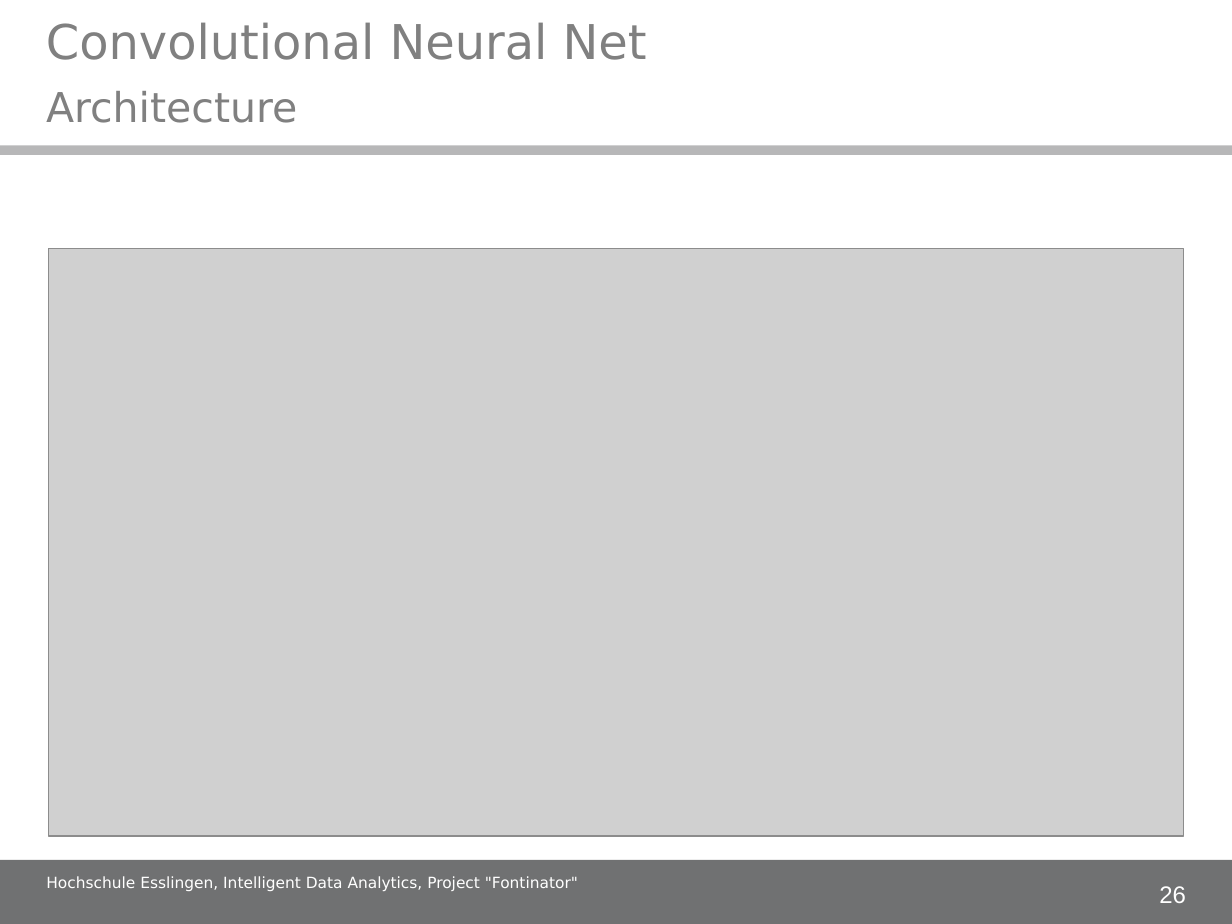
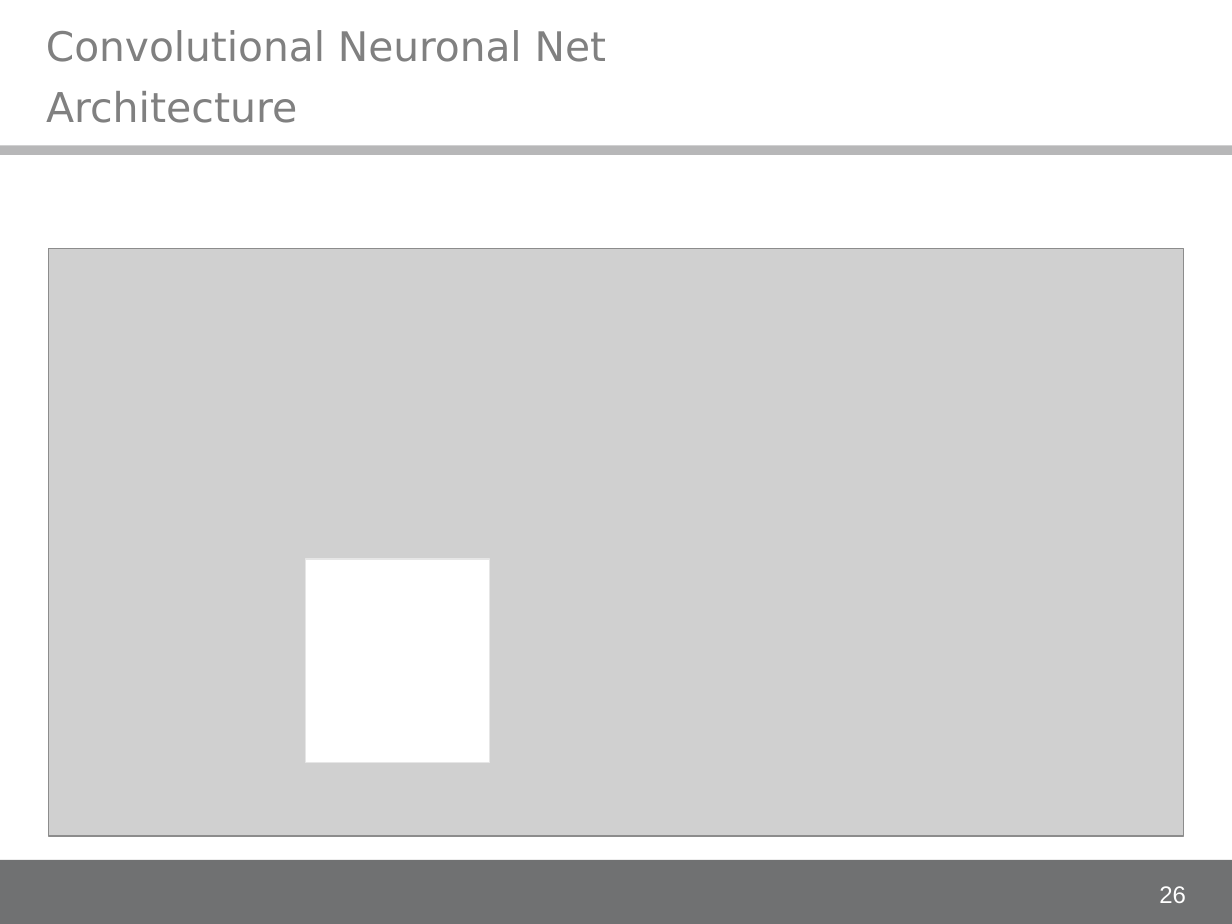
Before and after one commit to alex-ta/Fontinator, a slide deck: slide 26 of Documents/IDA_project_presentation.ppt. Drawn at 1232x924 pixels with LibreOffice and Linux fonts; fonts in the diff are those of the drawing; grey boxes stand for pictures; background and template pictures are left out. Boxes give left, top, right and bottom in pixels: in the first picture for what was removed or moved away, otherwise in the second. Text is boxed around its words. In the diff, an @@ line names an element or a change of style, - is before the commit and + after.

```diff
--- a/Documents/IDA_project_presentation.ppt
+++ b/Documents/IDA_project_presentation.ppt
@@ text at <box>46,30,606,62</box>: text changed; size 28 to 23.8 pt @@
-Convolutional Neural Net
+Convolutional Neuronal Net
@@ rectangle added at <box>306,559,489,763</box>, fill #FFFFFF, outline #E6E6E6 0.74 pt @@
@@ text removed at <box>46,876,578,891</box> @@
-Hochschule Esslingen, Intelligent Data Analytics, Project "Fontinator"
```
Also in this commit, not shown: 17 other slides changed.
